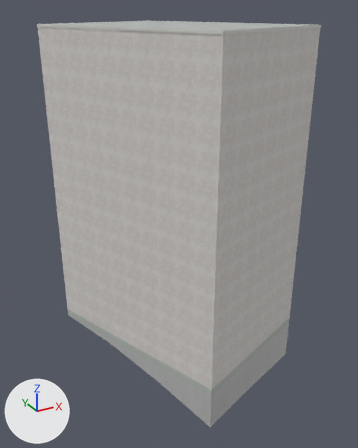
One commit to the Blender file assets/blender/buildings/osm-way-429820561.blend: the scene before it, then after it.
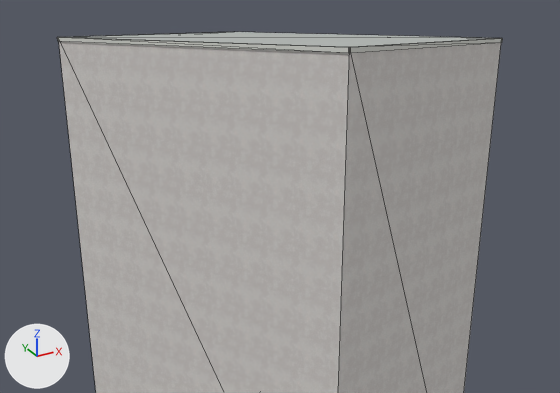
Each version appears first whole from a 50 mm camera at (-10.95, -20.1, 15.71) aimed at (-0.07, -0.31, 5.82), and next in a close-up on the part from 0% to 100% of the width and 0% to 56% of the height. Arrows for +X, +Y and +Z are at lower left; the lights stay in place. The last two pictures show the newer version. The close-ups show mesh edges as thin lines.

Before the edit, the objects in view are built like this:
```python
ob_reality_429820561_near_reality_aged_pale_plaster = bpy.data.objects.new('reality 429820561 near reality aged pale plaster', me_reality_429820561_near_reality_aged_pale_plaster)
ob_reality_429820561_near_reality_aged_pale_plaster.parent = ob_osm_way_429820561
ob_reality_429820561_near_reality_aged_pale_plaster.location = (0.0, 0.0, 0.0)
ob_reality_429820561_near_reality_flat_weathered_roof = bpy.data.objects.new('reality 429820561 near reality flat weathered roof', me_reality_429820561_near_reality_flat_weathered_roof)
ob_reality_429820561_near_reality_flat_weathered_roof.parent = ob_osm_way_429820561
ob_reality_429820561_near_reality_flat_weathered_roof.location = (0.0, 0.0, 0.0)
ob_reality_429820561_near_reality_pale_aluminum_sill = bpy.data.objects.new('reality 429820561 near reality pale aluminum sill', me_reality_429820561_near_reality_pale_aluminum_sill)
ob_reality_429820561_near_reality_pale_aluminum_sill.parent = ob_osm_way_429820561
ob_reality_429820561_near_reality_pale_aluminum_sill.location = (0.0, 0.0, 0.0)
```
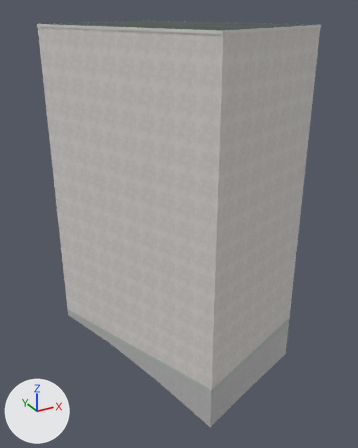
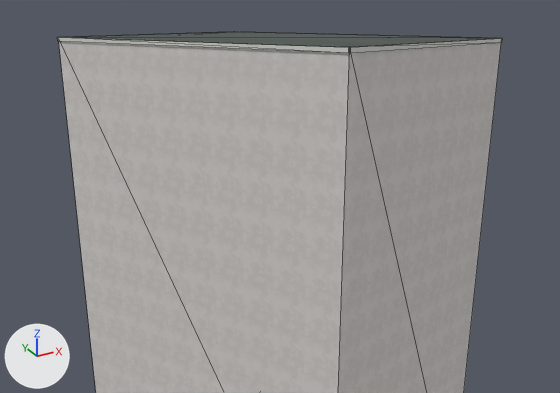
Location of each change, (x1, y1, x2, y2) in pixels of the close-ups (560 x 393 px):
'reality 429820561 near reality flat weathered roof', surface changed (darker)
    both: (69, 32, 493, 47)
part 1 of me_reality_429820561_near_reality_pale_aluminum_sill, reshaped
    both: (69, 32, 493, 50)

What changed in the scene script:
```text
Add img_roof_normal_png:
    img_roof_normal_png = load_image('roof-normal.png', '../../../public/models/architecture/textures/roof-normal.png', 256, 256, 'Non-Color')
Add img_roof_color_png:
    img_roof_color_png = load_image('roof-color.png', '../../../public/models/architecture/textures/roof-color.png', 256, 256, 'sRGB')
Change mat_reality_flat_weathered_roof:
    remove # nodes: BsdfPrincipled, OutputMaterial
    remove # colours: grey #b3b7b4
    nodes: BsdfPrincipled, MixRGB, NormalMap, OutputMaterial, TexImage x2
    colours: white #ffffff
    uses the picture img_roof_color_png
    uses the picture img_roof_normal_png
Change me_reality_429820561_near_reality_pale_aluminum_sill:
    used by ob_reality_429820561_near_reality_pale_aluminum_sill; parent = ob_osm_way_429820561; location = (0.0, 0.0, 0.0)
    remove me_reality_429820561_near_reality_pale_aluminum_sill.from_pydata(...)  # 16 vertices, 8 faces; spans x -5.15..5.13, y -5.93..5.89, z 14.89..15.0
    add me_reality_429820561_near_reality_pale_aluminum_sill.from_pydata(...)  # 32 vertices, 16 faces; spans x -5.15..5.13, y -5.93..5.89, z 14.89..15.0
    me_reality_429820561_near_reality_pale_aluminum_sill part 1
    8 faces are deleted
    8 vertices are added at x -5.12..5.11, y -5.9..5.86, z 15.0
    8 new vertices lie (0.0, 0.0, 0.11) away from vertices in x -5.15..5.13, y -5.93..5.89, z 14.89
    16 new faces join them
```
